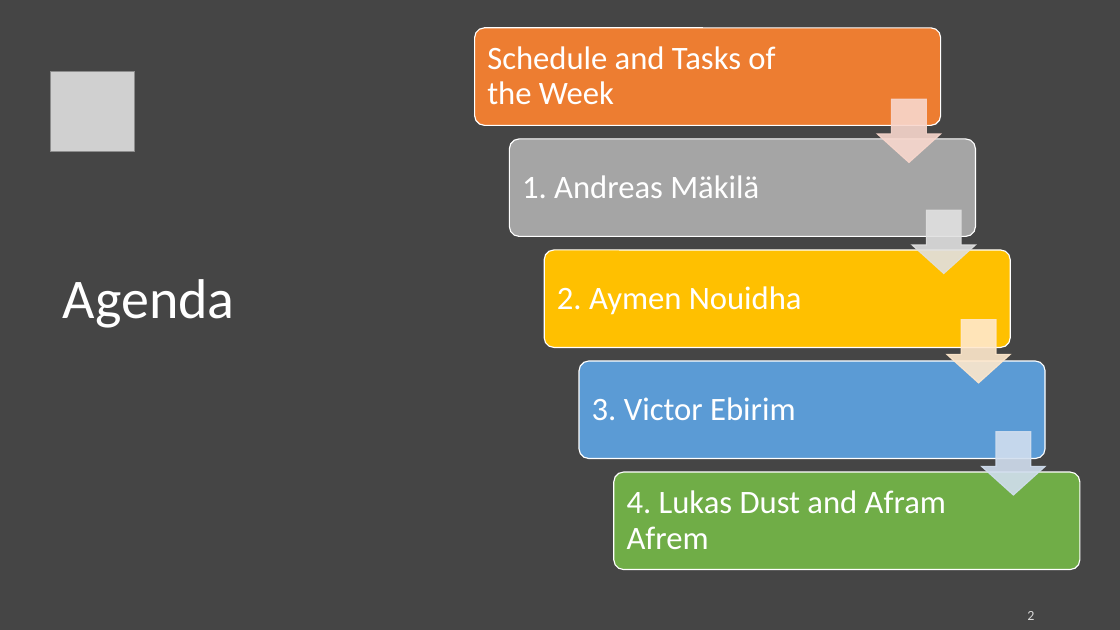
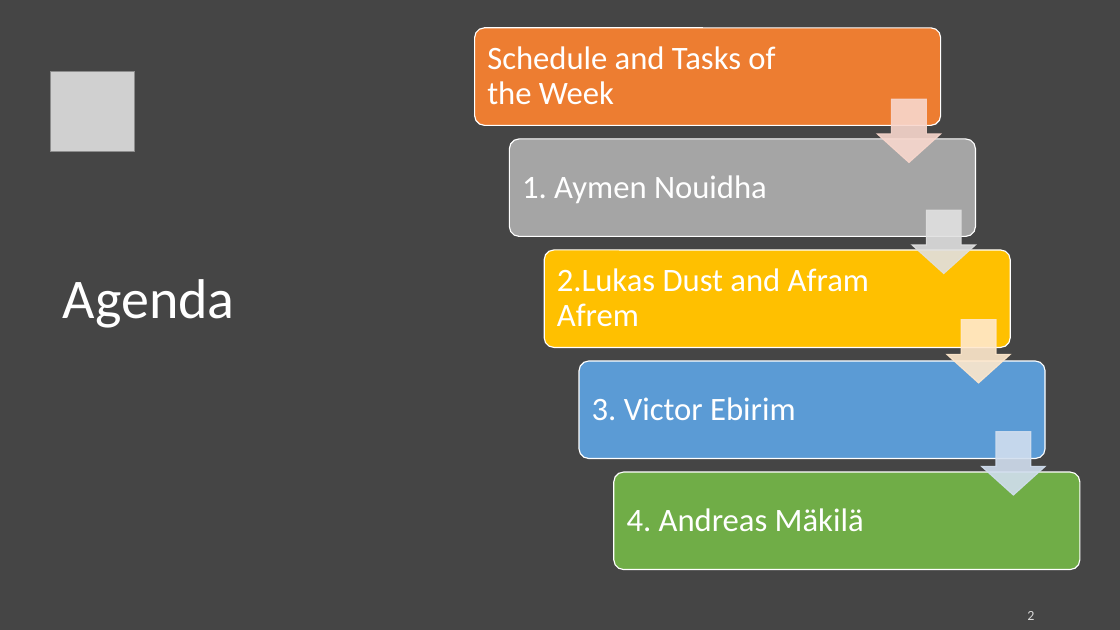
Before and after one commit to AymenNouidha/Rosa, a slide deck: slide 2 of 04_Presentations/01_Supervision_Meetings/02_Supervision_Meeting.pptx. Drawn at 1120x630 pixels with LibreOffice and Linux fonts; fonts in the diff are those of the drawing; grey boxes stand for pictures. Boxes give left, top, right and bottom in pixels: in the first picture for what was removed or moved away, otherwise in the second. Text is boxed around its words. In the diff, an @@ line names an element or a change of style, - is before the commit and + after.

```diff
--- a/04_Presentations/01_Supervision_Meetings/02_Supervision_Meeting.pptx
+++ b/04_Presentations/01_Supervision_Meetings/02_Supervision_Meeting.pptx
@@ text at (522,175,767,203): text changed @@
-1. Andreas Mäkilä
+1. Aymen Nouidha
@@ text at (557,268,869,327): text changed @@
-4. Lukas Dust and Afram Afrem
+2.Lukas Dust and Afram Afrem
@@ text removed at (557,286,802,315) @@
-2. Aymen Nouidha
@@ text added at (627,508,864,531), 28 pt, text #FFFFFF @@
+4. Andreas Mäkilä
```
Also in this commit, not shown: 6 other slides changed, 7 slides added, 19 other files.
